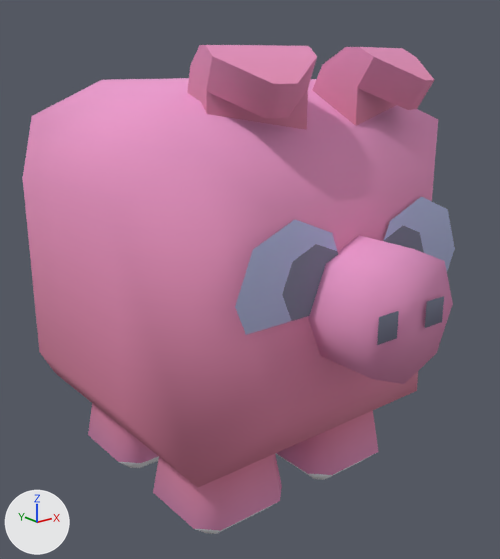
A saved change to the glTF model frontend/public/character_models/animal-pig.glb.
Before and after are seen from a 50 mm camera at (-1.474, -1.961, 1.488) aimed at (-0.002, -0.12, 0.751). The lights are fixed; the arrows at lower left show +X, +Y and +Z. The older version comes first. Where no turn or scale is listed for an object, it has been applied to the vertices. Vertices at exactly the same position are counted once.

Script lines for the objects in view, before the commit:
```python
me_body = bpy.data.meshes.new('body')
me_body.from_pydata(...)  # 120 vertices, 190 faces; spans x -0.625..0.625, y -0.835..0.625, z 0.0..1.35
me_body.materials.append(mat_colormap)
me_leg_front_left = bpy.data.meshes.new('leg-front-left')
me_leg_front_left.from_pydata(...)  # 24 vertices, 44 faces; spans x -0.188..0.188, y -0.188..0.188, z -0.3..0.006
me_leg_front_left.materials.append(mat_colormap)
me_leg_front_right = bpy.data.meshes.new('leg-front-right')
me_leg_front_right.from_pydata(...)  # 24 vertices, 44 faces; spans x -0.188..0.188, y -0.188..0.188, z -0.3..0.006
me_leg_front_right.materials.append(mat_colormap)
ob_body = bpy.data.objects.new('body', me_body)
ob_body.location = (0.0, 0.0, 0.181)
ob_leg_front_left = bpy.data.objects.new('leg-front-left', me_leg_front_left)
ob_leg_front_left.location = (0.25, -0.25, 0.3)
ob_leg_front_right = bpy.data.objects.new('leg-front-right', me_leg_front_right)
ob_leg_front_right.location = (-0.25, -0.25, 0.3)
# also in view: 'leg-back-right' at (-0.25, 0.25, 0.153)
```
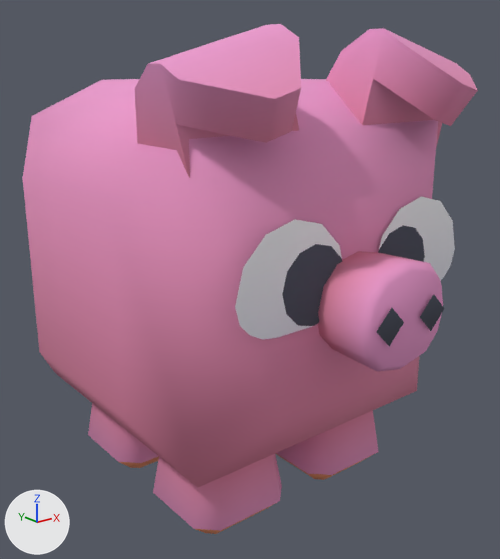
Location of each change, (x1, y1, x2, y2) in pixels of the pictures (500 x 559 px):
'body', reshaped: before (23, 45, 455, 487); after (23, 24, 478, 487)
'Group', added (pink): after (318, 251, 443, 372)
part 1 of me_body, rebuilt (22% wider, 11% taller): before (377, 311, 399, 345); after (377, 308, 404, 346)
part 2 of me_body, rebuilt (30% wider, 12% taller): before (425, 296, 444, 328); after (420, 295, 445, 331)
part 3 of me_body, added (pink): after (326, 28, 478, 147)
part 4 of me_body, added (pink): after (134, 24, 301, 178)
part 5 of me_body, reshaped: before (187, 45, 455, 384); after (235, 196, 455, 339)
part 6 of me_body, surface changed: (431, 249, 454, 260) in both

The change, as a list of edits to the scene's bpy script:
```text
Change me_body:
    used by ob_body; location = (0.0, 0.0, 0.181)
    remove me_body.from_pydata(...)  # 120 vertices, 190 faces; spans x -0.625..0.625, y -0.835..0.625, z 0.0..1.35
    add me_body.from_pydata(...)  # 124 vertices, 190 faces; spans x -0.625..0.625, y -0.835..0.625, z 0.0..1.403
    me_body part 1: the loose piece of 4 vertices spanning x -0.14..-0.06, y -0.835, z 0.587..0.667 is rebuilt with 4 vertices and now spans x -0.147..-0.033, y -0.835, z 0.571..0.684
    me_body part 2: the loose piece of 4 vertices spanning x 0.06..0.14, y -0.835, z 0.587..0.667 is rebuilt with 4 vertices and now spans x 0.033..0.147, y -0.835, z 0.571..0.684
    me_body part 3: a new loose piece of 20 vertices spanning x 0.129..0.575, y -0.708..-0.244, z 1.026..1.403, in mat_colormap
    me_body part 4: a new loose piece of 20 vertices spanning x -0.575..-0.129, y -0.708..-0.244, z 1.026..1.403, in mat_colormap
    me_body part 5: 1 vertex moved from x 0.268, y -0.635, z 0.627 to x 0.447, y -0.635, z 0.656; 69 vertices removed from x -0.427..0.427, y -0.825..-0.229, z 0.428..1.35; 33 vertices added at x -0.447..0.436, y -0.635, z 0.592..0.886
    me_body part 6: 1 kept faces spanning x 0.303..0.463, y -0.635, z 0.656..0.712 get new texture (UV) coordinates
Add me_group:
    me_group.from_pydata(...)  # 36 vertices, 58 faces; spans x -0.175..0.175, y -0.2..0.0, z -0.16..0.16
    me_group.materials.append(mat_colormap)
Add ob_group:
    ob_group = bpy.data.objects.new('Group', me_group)
    ob_group.location = (0.0, -0.625, 0.809)
```
